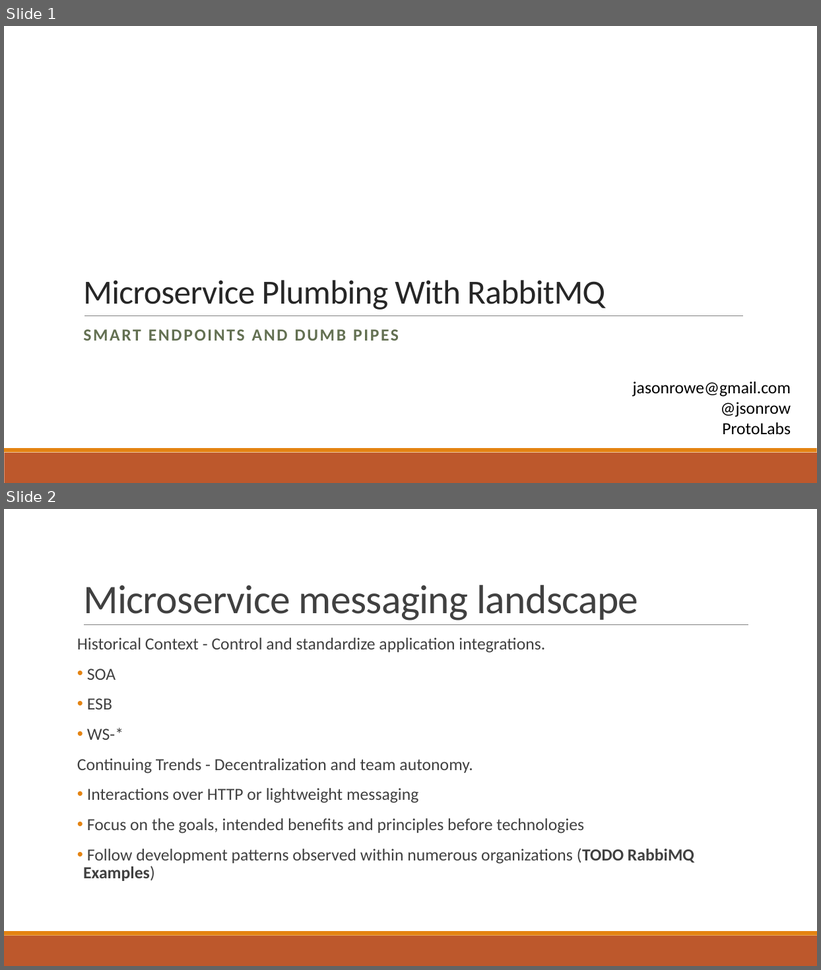
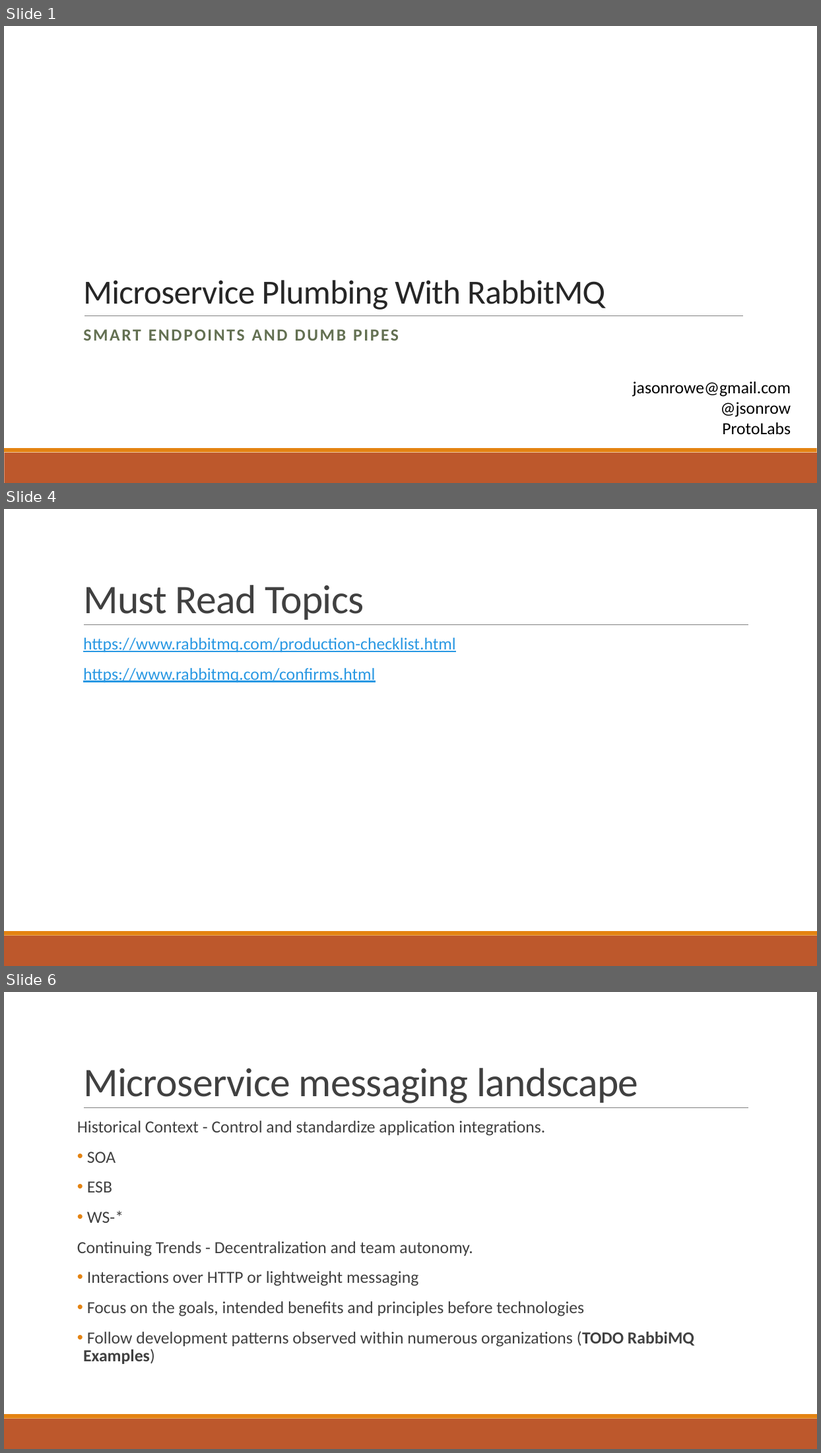
Before and after one commit to JasonRowe/TCCC23, a slide deck: Microservice_plumbing_with_RabbitMQ.pptx. Shown one above the other, each under a label of ours: slides 1 and 2 before the commit, slides 1, 4 and 6 after it; the slides between them are not shown. The pictures are 821x970 and 821x1453 pixels, drawn with LibreOffice and Linux fonts; fonts in the diff are those of the drawing. Boxes give left, top, right and bottom in pixels: in the first picture for what was removed or moved away, otherwise in the second. Text is boxed around its words. In the diff, an @@ line names an element or a change of style, - is before the commit and + after.

```diff
--- a/Microservice_plumbing_with_RabbitMQ.pptx
+++ b/Microservice_plumbing_with_RabbitMQ.pptx
@@ slide 4 added at (x1=4, y1=509, x2=817, y2=966), background #FFFFFF; not listed: 3 template elements that a slide beside it also shows @@
@@ title added at (x1=83, y1=585, x2=364, y2=620), 48 pt, text #404040 @@
+Must Read Topics
@@ text added at (x1=83, y1=638, x2=456, y2=683), 20 pt, text #2998E3, underline @@
+  https://www.rabbitmq.com/production-checklist.html
+  https://www.rabbitmq.com/confirms.html
@@ what was slide 2 is now slide 6 @@
```
Also in this commit, not shown: 1 slide changed, 4 other slides added.
